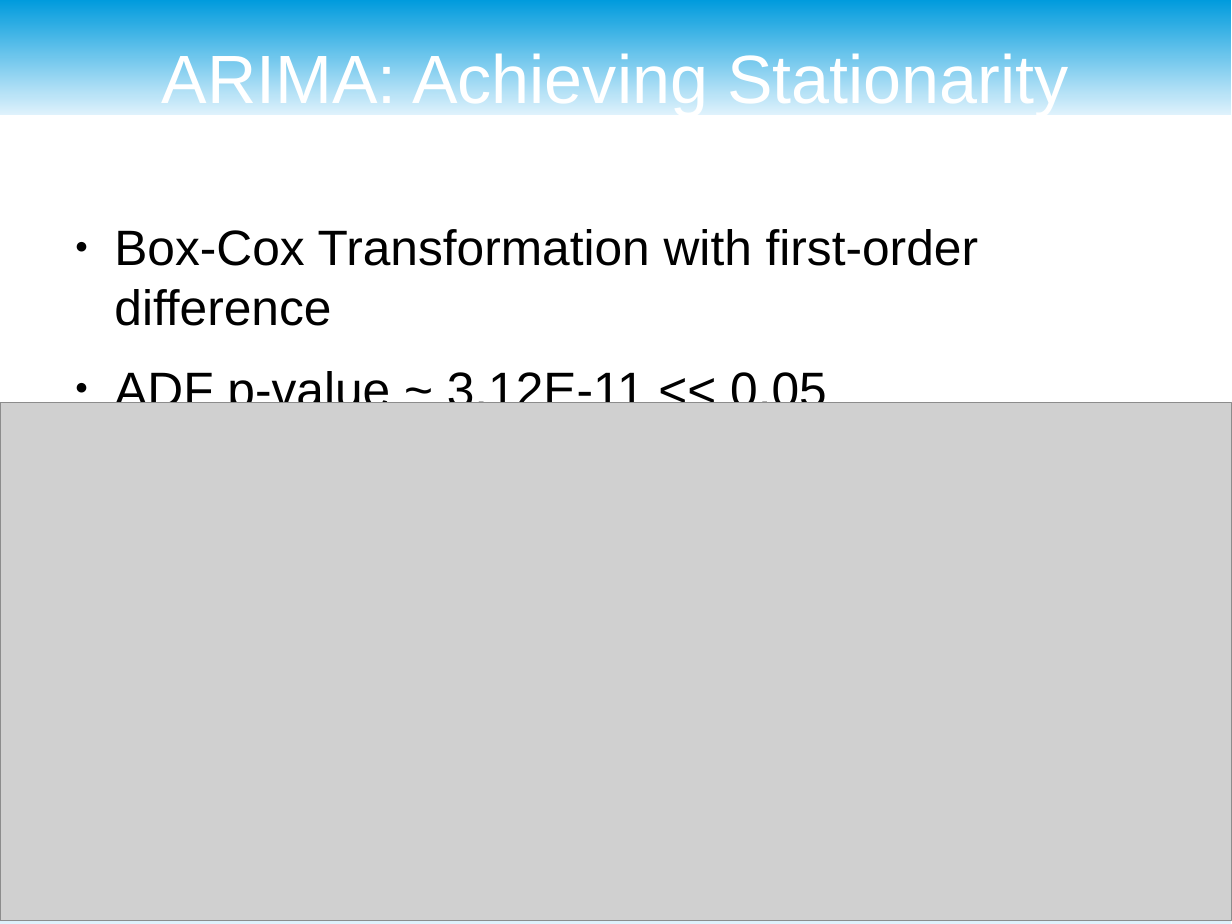
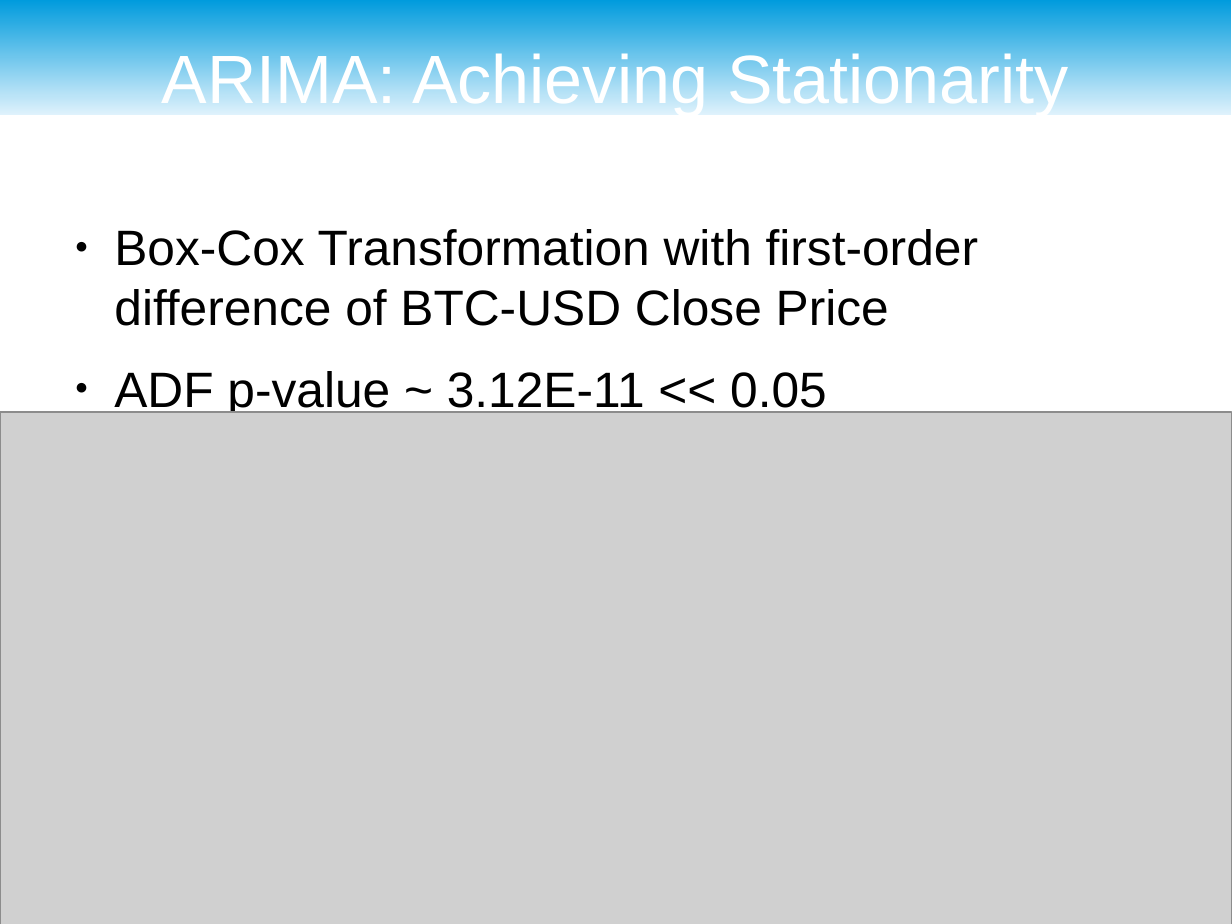
Before and after one commit to Johnson202/Bitcoin-Predictor-Model, a slide deck: slide 9 of Presentation.odp. Drawn at 1232x924 pixels with LibreOffice and Linux fonts; fonts in the diff are those of the drawing; grey boxes stand for pictures. Boxes give left, top, right and bottom in pixels: in the first picture for what was removed or moved away, otherwise in the second. Text is boxed around its words. In the diff, an @@ line names an element or a change of style, - is before the commit and + after.

```diff
--- a/Presentation.odp
+++ b/Presentation.odp
@@ text at (114,229,978,326): text changed @@
-● Box-Cox Transformation with first-order difference
+● Box-Cox Transformation with first-order difference of BTC-USD Close Price
@@ picture: place and size @@
-picture at (0,402,1232,920)
+picture at (0,413,1232,924)
```
Also in this commit, not shown: 7 other slides changed, 2 slides added, 2 other files.
